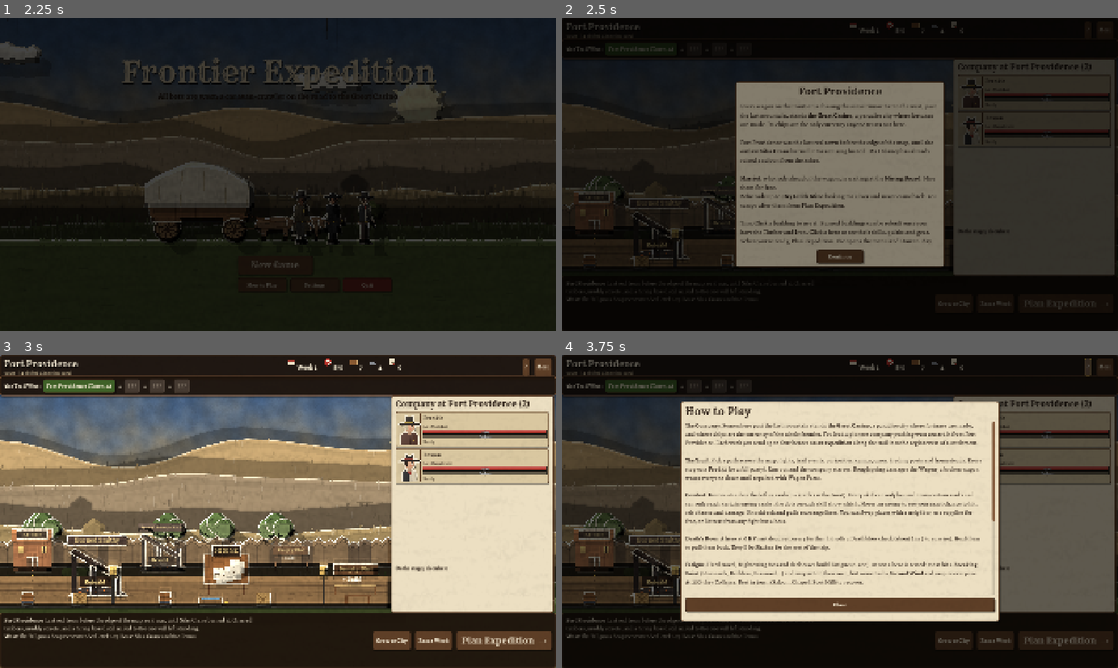
Above: before the commit, frames 1-4 (two rows, left to right).
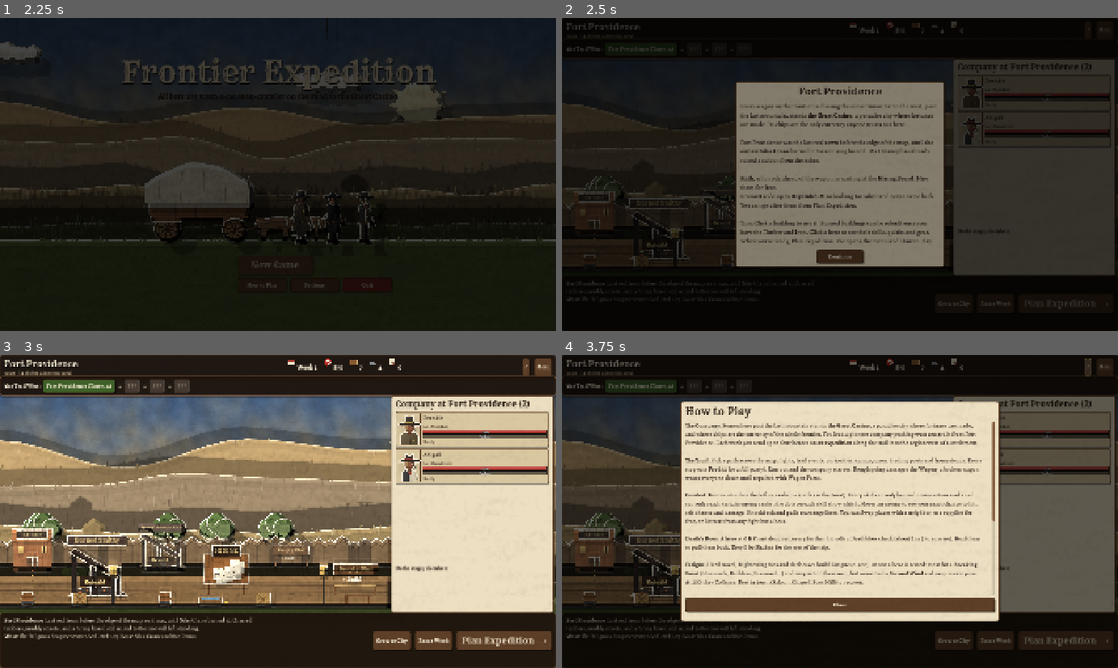
Above: after the commit, the same moments.

Repository: ChadFinancials/frontier-expedition
Game: Godot game, scene res://scenes/main.tscn
The game is run twice, just before and just after one commit, with the same random seed, the same clock (stepped at 60 frames per second) and the same inputs.
Inputs:
- Up to frame 1 (2.25 s): click "New Game" at 0.5 s; click "New Game" at 1.25 s; click "Skip to Fort Providence" at 2 s
- Up to frame 2 (2.5 s): no input
- Up to frame 3 (3 s): click "Continue" at 2.75 s
- Up to frame 4 (3.75 s): click "?" at 3.5 s

Frame 1 is identical in both runs. In frame 2, 0.5% of the frame differs, in the area x 32-74%, y 34-62%; in frame 3, 0.1%; in frame 4, less than 0.1%.

Commit message:
New heroes always know their two stock moves plus two random ones
Co-Authored-By: Claude Opus 5.5 <noreply@anthropic.com>
Claude-Session: https://claude.ai/code/session_01XcbqNLxajTmC7syhCt1stP

Diff:
--- a/data/config.json
+++ b/data/config.json
@@ -26,6 +26,7 @@
   "max_tier": 5,
   "max_skill_level": 5,
   "starting_moves": 4,
+  "stock_moves": 2,
   "learn_cost": 300,
 
   "skill_level_acc": 4,
--- a/scripts/core/company.gd
+++ b/scripts/core/company.gd
@@ -588,12 +588,11 @@
 	return true
 
 
-## A new hero knows 4 of their class's moves at random, at least two of them attacks.
+## A new hero knows their class's first two (stock) moves plus two more at random.
 func starting_moves(class_id: String) -> Array:
 	var all: Array = DB.cls(class_id).get("skills", [])
 	var n := int(DB.cfg("starting_moves", 4))
-	var attacks := Stats.shuffled(rng, all.filter(func(s): return DB.skill(s).get("target", "enemy") == "enemy" and not DB.skill(s).get("no_damage", false)))
-	var out: Array = attacks.slice(0, mini(2, attacks.size()))
+	var out: Array = all.slice(0, mini(int(DB.cfg("stock_moves", 2)), all.size()))
 	for s in Stats.shuffled(rng, all):
 		if out.size() >= n:
 			break
--- a/tests/run_tests.gd
+++ b/tests/run_tests.gd
@@ -216,12 +216,15 @@
 func test_hero_moves() -> void:
 	var co := Company.new()
 	co.new_game(21)
-	# New heroes know 4 of their moves (at least two attacks) and equip them.
-	for i in 20:
+	# New heroes know their two stock moves plus two random others, all equipped.
+	var seen := {}
+	for i in 30:
 		var h := co.make_hero("mountain_man")
 		check(h.known.size() == 4 and h.equipped == h.known, "new hero knows and equips 4 moves")
-		var attacks := h.known.filter(func(s): return DB.skill(s).get("target", "enemy") == "enemy" and not DB.skill(s).get("no_damage", false))
-		check(attacks.size() >= 2, "at least two starting attacks")
+		check(h.known.slice(0, 2) == h.cls().skills.slice(0, 2), "the first two class moves are always known")
+		for s in h.known.slice(2):
+			seen[s] = true
+	check(seen.size() >= 4, "the other two starting moves vary (%d seen)" % seen.size())
 	# Learning the rest at a Drill Hall.
 	var hm := co.make_hero("marshal")
 	hm.location = 0
Not shown, changed: docs/HERO_REVIEW.md
Not shown, changed: download/FrontierExpedition-windows.zip
Not shown, changed: tools/hero_sheet.py
